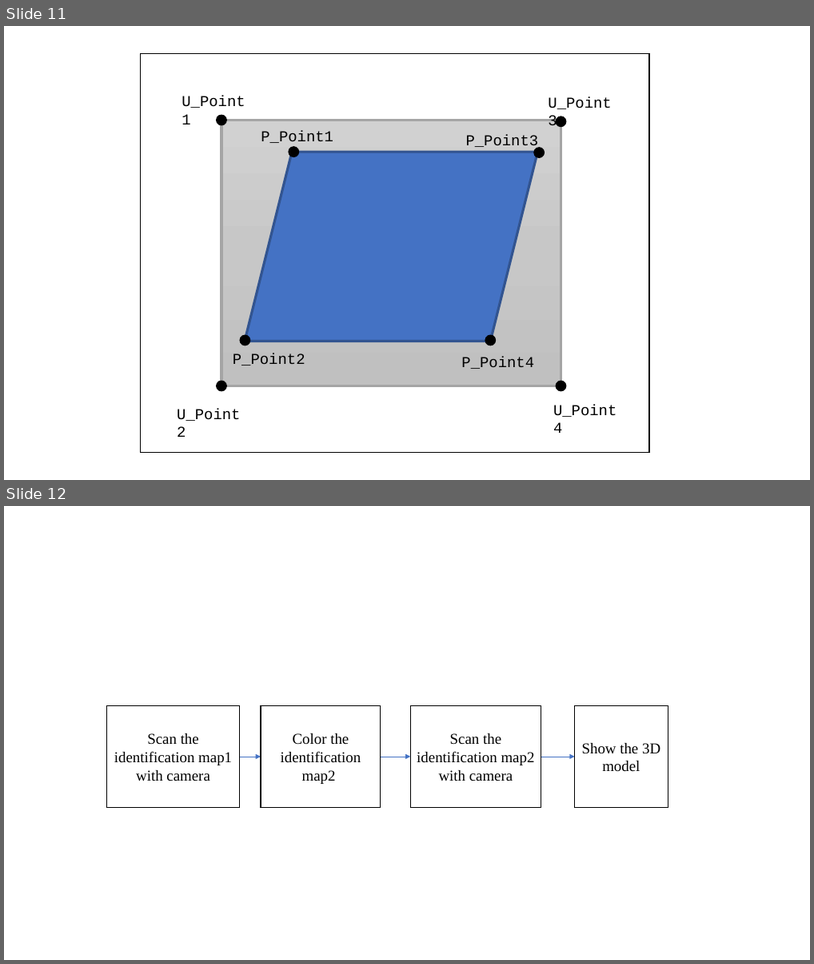
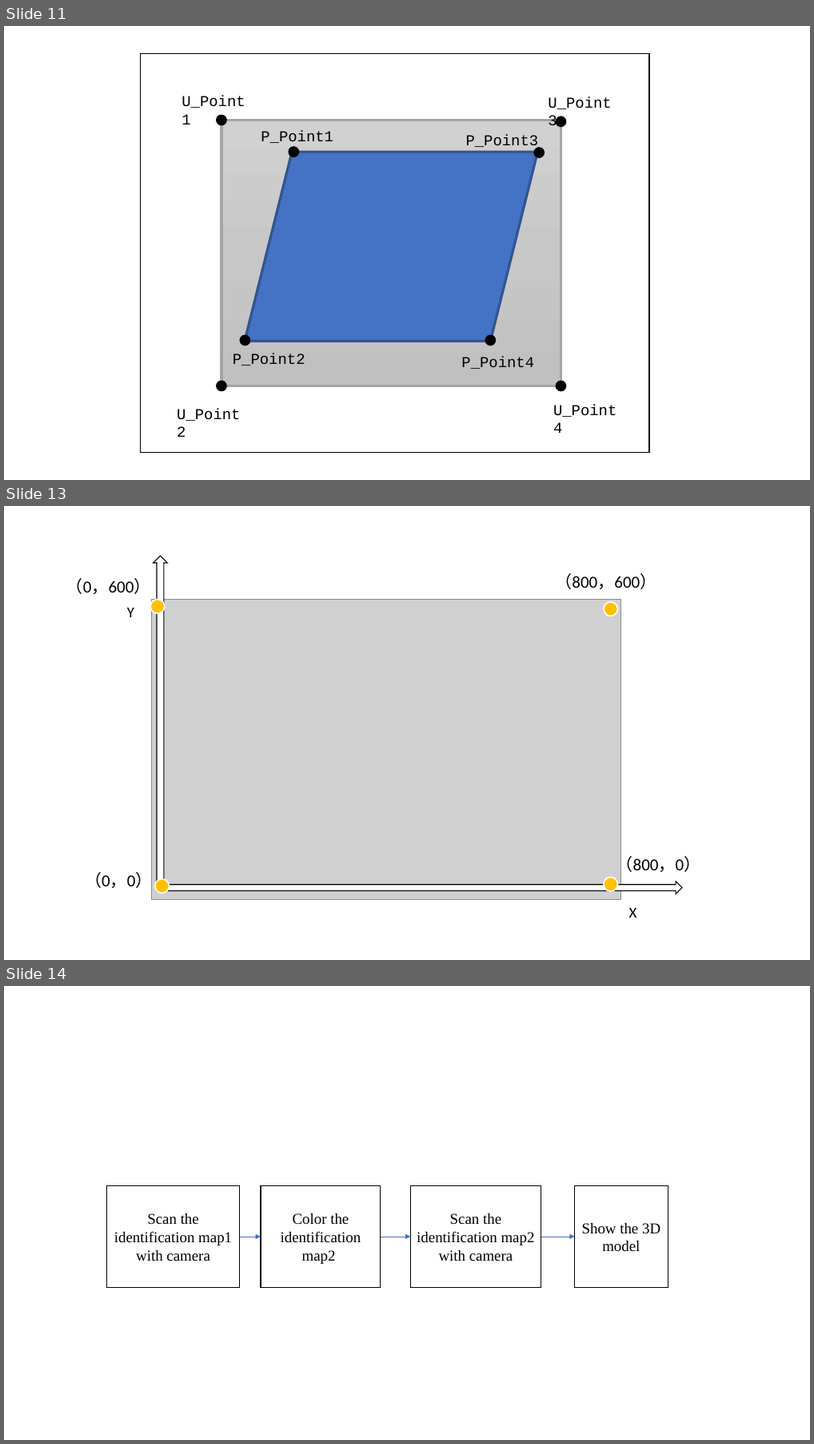
Before and after one commit to duanxiaoyun/ppaperssss, a slide deck: bi_ye_lun_wen/cao gao/temp files.pptx. Shown one above the other, each under a label of ours: slides 11 and 12 before the commit, slides 11, 13 and 14 after it; the slides between them are not shown. The pictures are 814x964 and 814x1444 pixels, drawn with LibreOffice and Linux fonts; fonts in the diff are those of the drawing; grey boxes stand for pictures. Boxes give left, top, right and bottom in pixels: in the first picture for what was removed or moved away, otherwise in the second. Text is boxed around its words. In the diff, an @@ line names an element or a change of style, - is before the commit and + after.

```diff
--- a/bi_ye_lun_wen/cao gao/temp files.pptx
+++ b/bi_ye_lun_wen/cao gao/temp files.pptx
@@ slide 13 added at <box>4,506,810,960</box>, background #FFFFFF @@
@@ right arrow added at <box>154,556,168,891</box>, fill #FFFFFF, outline #000000 1 pt @@
@@ text added at <box>555,573,657,589</box>, 20 pt, text #000000 @@
+（800，600）
@@ text added at <box>66,578,151,594</box>, 20 pt, text #000000 @@
+（0，600）
@@ ellipse added at <box>150,599,164,613</box>, fill #FFC000, outline #FFFFFF 1.5 pt @@
@@ picture added at <box>152,600,622,900</box> @@
@@ ellipse added at <box>604,601,618,616</box>, fill #FFC000, outline #FFFFFF 1.5 pt @@
@@ text added at <box>127,608,134,617</box>, 18 pt, text #000000 @@
+Y
@@ text added at <box>617,853,702,874</box>, 20 pt, text #000000 @@
+（800，0）
@@ text added at <box>85,869,152,890</box>, 20 pt, text #000000 @@
+（0，0）
@@ ellipse added at <box>155,879,169,892</box>, fill #FFC000, outline #FFFFFF 1.5 pt @@
@@ right arrow added at <box>158,881,682,894</box>, fill #FFFFFF, outline #000000 1 pt @@
@@ ellipse added at <box>604,877,618,891</box>, fill #FFC000, outline #FFFFFF 1.5 pt @@
@@ text added at <box>630,908,638,917</box>, 18 pt, text #000000 @@
+X
@@ what was slide 12 is now slide 14 @@
```
Also in this commit, not shown: 1 slide changed, 1 other slide added, 2 other files.
